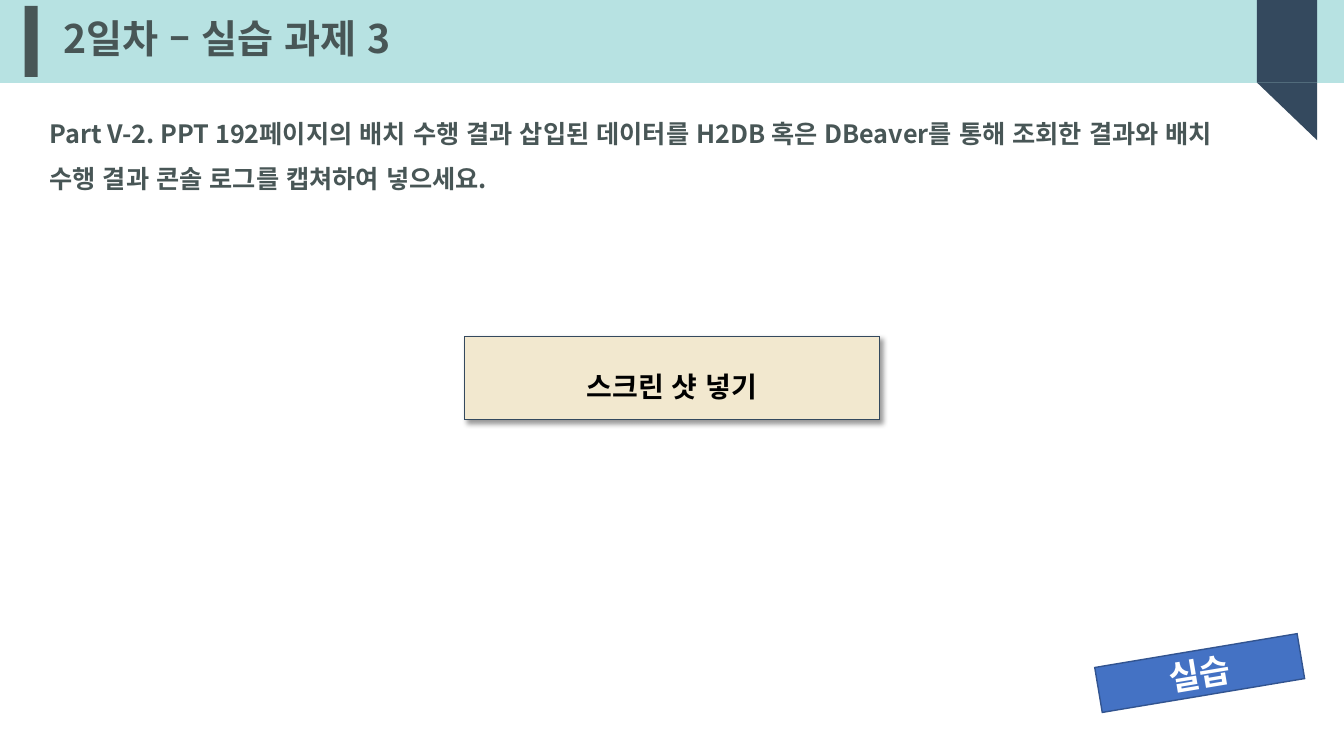
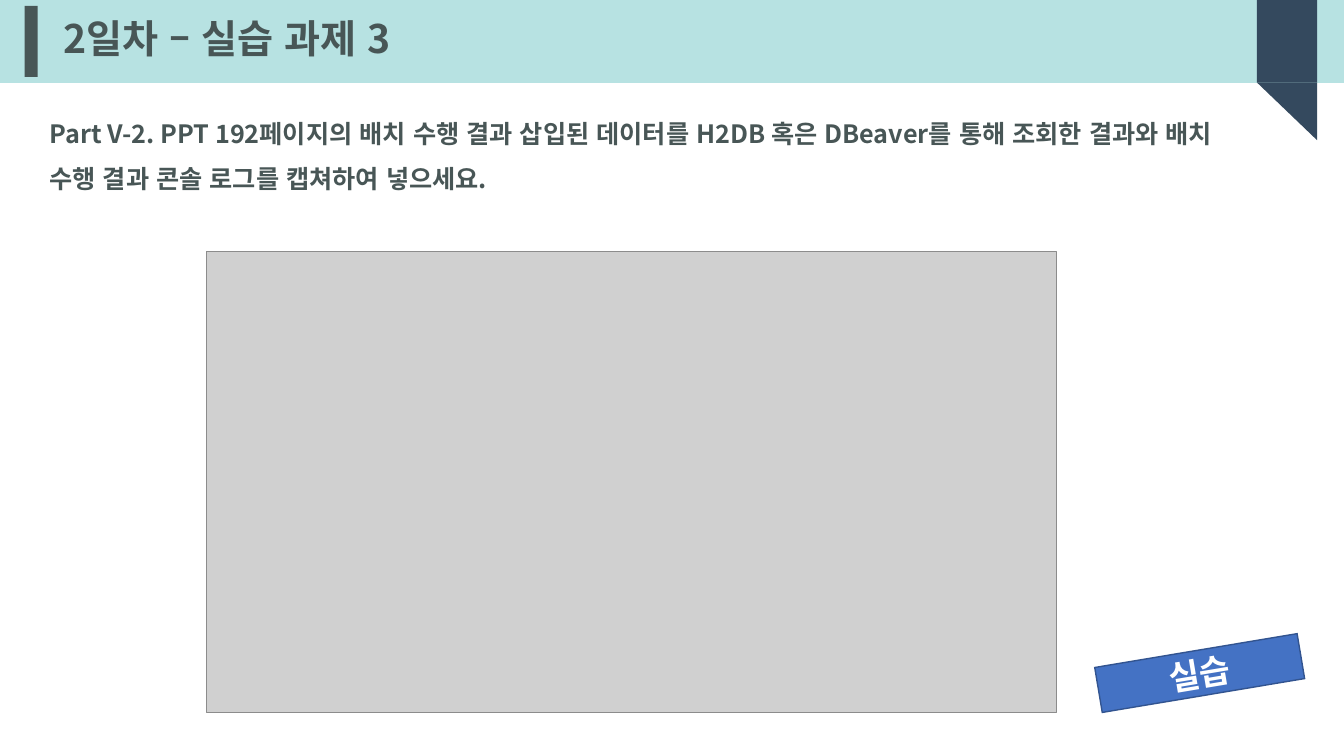
Before and after one commit to KHG-git/javaworkspace_demo, a slide deck: slide 18 of 실습 결과 - NOVA Cross Skilling 실습 결과물 제출 v1.1_강현구.pptx. Drawn at 1344x756 pixels with LibreOffice and Linux fonts; fonts in the diff are those of the drawing; grey boxes stand for pictures. Boxes give left, top, right and bottom in pixels: in the first picture for what was removed or moved away, otherwise in the second. Text is boxed around its words. In the diff, an @@ line names an element or a change of style, - is before the commit and + after.

```diff
--- a/실습 결과 - NOVA Cross Skilling 실습 결과물 제출 v1.1_강현구.pptx
+++ b/실습 결과 - NOVA Cross Skilling 실습 결과물 제출 v1.1_강현구.pptx
@@ picture added at (207, 252, 1058, 713) @@
@@ text in folded corner at (587, 373, 758, 400): text removed @@
-스크린 샷 넣기
```
Also in this commit, not shown: 2 other files.
